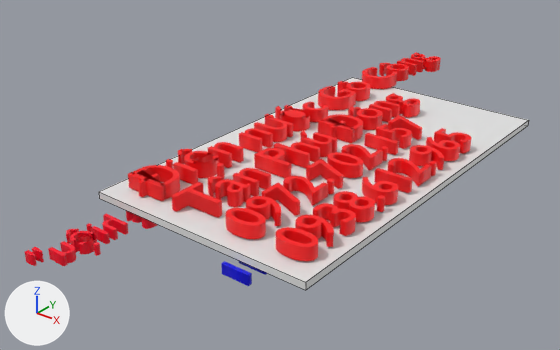
The Blender file mindar/khach/thanhHungPhuc.blend: old version first, new version second.
Rendered twice from a 50 mm lens placed at (6.87, -10.1, 5.52), pointed at (-0.67, -0.68, -0.32). Every picture has the same lights, and +X, +Y and +Z are marked at lower left. Text is drawn in Blender's own font. Mesh edges are drawn as thin lines on the coarser meshes.

Before the edit, the objects in view are built like this:
```python
me_plane = bpy.data.meshes.new('Plane')
me_plane.from_pydata(...)  # 4 vertices, 1 face; spans x -1.0..1.0, y -1.0..1.0, z 0.0
me_plane.materials.append(mat_material_001)  # its picture is missing
# before: 0 (-1.0, -1.0, 0.0), 1 (1.0, -1.0, 0.0), 2 (-1.0, 1.0, 0.0), 3 (1.0, 1.0, 0.0)
txt_text_002 = bpy.data.curves.new('Text.002', 'FONT')
txt_text_002.body = '"Uy tín làm nên thương hiệu"'
txt_text_002.materials.append(mat_material_004)  # red #ff0028
txt_text_002.extrude = 0.12
txt_text_003 = bpy.data.curves.new('Text.003', 'FONT')
txt_text_003.body = 'FB: Buithanh811'
txt_text_003.materials.append(mat_material_005)  # blue #0000df
txt_text_003.extrude = 0.12
ob_plane = bpy.data.objects.new('Plane', me_plane)
ob_plane.location = (0.0, 0.0, 0.0)
ob_plane.scale = (2.0, 3.5, 1.0)
_m = ob_plane.modifiers.new('Solidify', 'SOLIDIFY')
_m.thickness = 0.12
_m.offset = 0.0
ob_text_002 = bpy.data.objects.new('Text.002', txt_text_002)
ob_text_002.location = (-1.14, 3.22, -0.2)
ob_text_002.rotation_euler = (0.0, 3.142, 1.571)  # degrees (0, 180, 90)
ob_text_002.scale = (0.7, 0.7, 0.7)
ob_text_003 = bpy.data.objects.new('Text.003', txt_text_003)
ob_text_003.location = (1.16, 0.82, -0.2)
ob_text_003.rotation_euler = (0.0, 3.142, 1.571)  # degrees (0, 180, 90)
ob_text_003.scale = (0.7, 0.7, 0.7)
# also in view: 'Text' at (-0.73, 1.0, 0.2); 'Text.001' at (1.04, -0.79, 0.2)
```
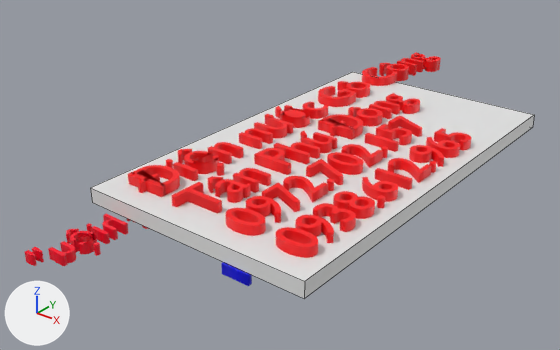
Commit message: solidify plane

Diff of the bpy script that builds the scene:
```diff
--- a/mindar/khach/thanhHungPhuc.blend.py
+++ b/mindar/khach/thanhHungPhuc.blend.py
@@ me_plane @@
 me_plane.from_pydata(...)  # 4 vertices, 1 face; spans x -1.0..1.0, y -1.0..1.0, z 0.0
 # used by ob_plane; location = (0.0, 0.0, 0.0); scale = (2.0, 3.5, 1.0)
 # verts and faces of me_plane; kept vertices keep their numbers, new ones are numbered from 4
+# me_plane part 1
+delete_vertices([*range(0, 4)])  # with the faces that use them
+verts[4] = (-1.0, -1.0, 0.12)
+verts[5] = (-1.0, 1.0, 0.12)
+verts[6] = (-1.0, -1.0, -0.08)
+verts[7] = (-1.0, 1.0, -0.08)
+for new, old in zip([*range(8, 12)], [*range(4, 8)]): verts[new] = verts[old] + (2.0, 0.0, 0.0)
+faces += [(4, 8, 9, 5), (6, 7, 11, 10), (4, 5, 7, 6), (4, 6, 10, 8), (8, 10, 11, 9), (5, 9, 11, 7)]
 me_plane.materials.append(mat_material_001)
@@ ob_plane @@
 _m = ob_plane.modifiers.new('Solidify', 'SOLIDIFY')
-_m.thickness = 0.12
+_m.thickness = 0.1
 _m.offset = 0.0
```

Location of each change, [x1, y1, x2, y2] in pixels of the pictures (560 x 350 px):
'Plane', reshaped, modifiers changed (6% taller): before [99, 77, 529, 290]; after [90, 72, 534, 298]
